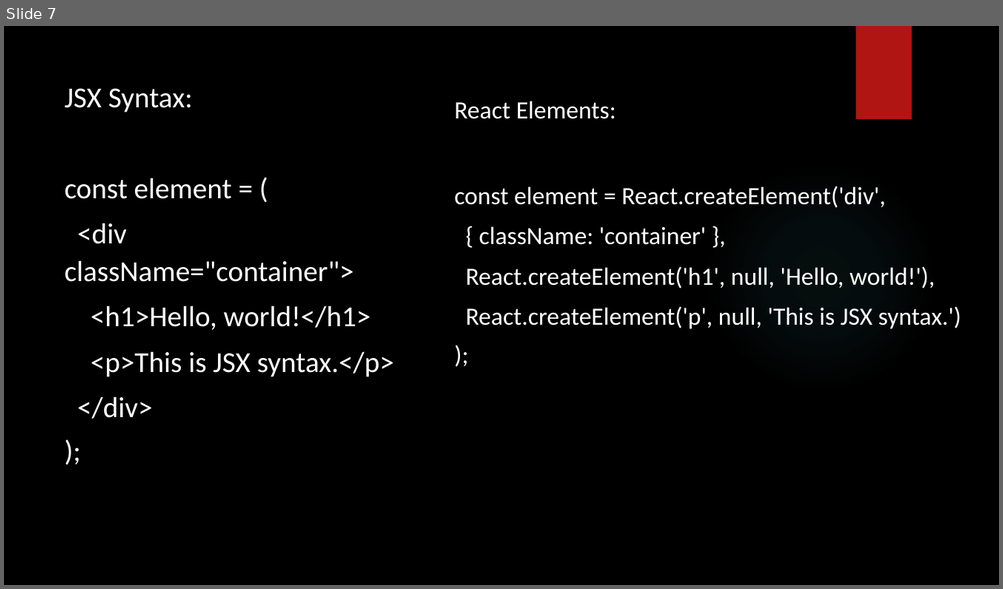
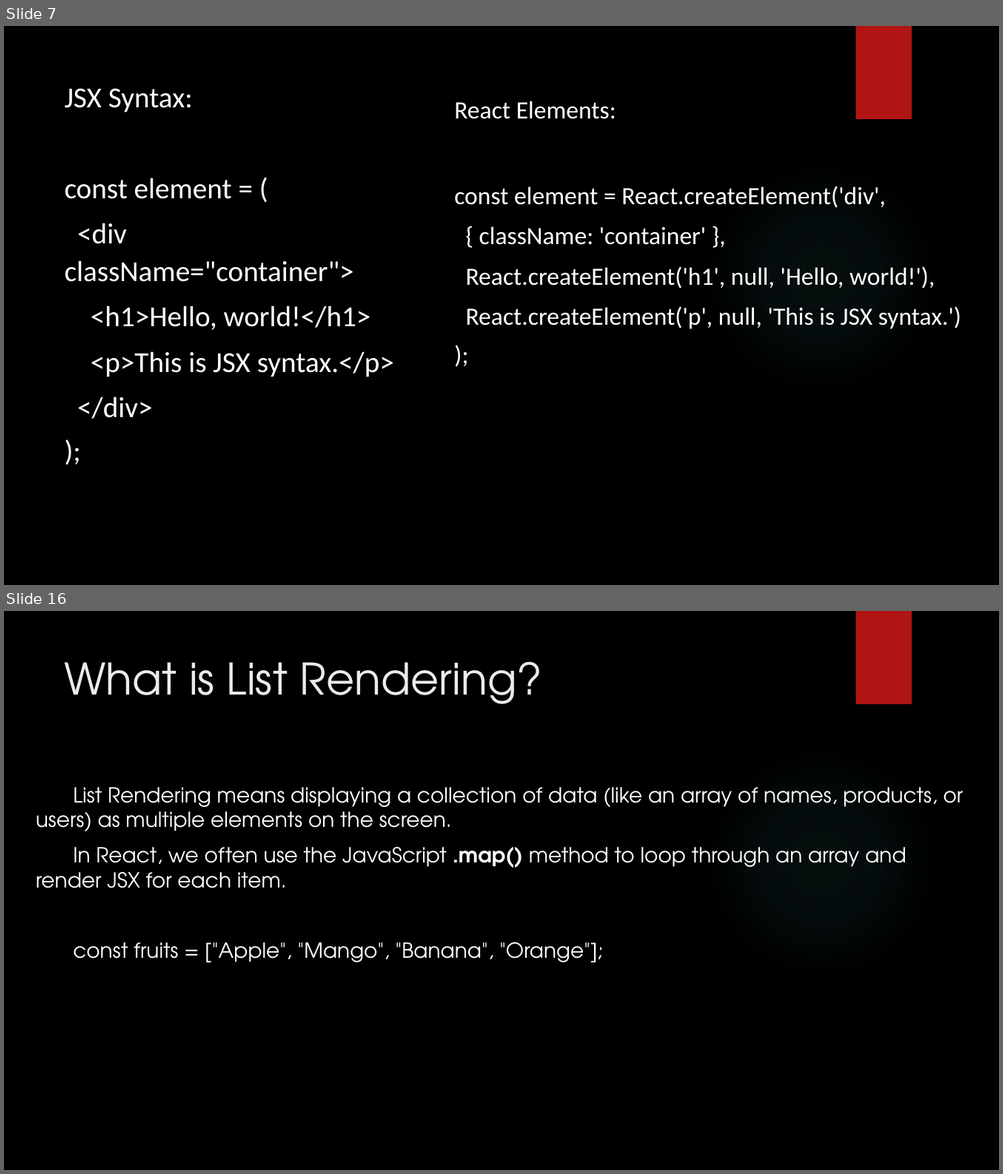
Before and after one commit to onkarbhawar111/React-batch-7-Oct, a slide deck: React PPT.pptx. Shown one above the other, each under a label of ours: slide 7 before the commit, slides 7 and 16 after it; the slides between them are not shown. The pictures are 1003x589 and 1003x1174 pixels, drawn with LibreOffice and Linux fonts; fonts in the diff are those of the drawing; background and template pictures are left out. Boxes give left, top, right and bottom in pixels: in the first picture for what was removed or moved away, otherwise in the second. Text is boxed around its words. In the diff, an @@ line names an element or a change of style, - is before the commit and + after.

```diff
--- a/React PPT.pptx
+++ b/React PPT.pptx
@@ slide 16 added at (4, 611, 999, 1170), background picture (left out); not listed: 2 template elements that a slide beside it also shows @@
@@ title added at (64, 661, 542, 704), 42 pt, text #EBEBEB @@
+What is List Rendering?
@@ text added at (36, 787, 963, 963), 20 pt, text #FFFFFF @@
+List Rendering means displaying a collection of data (like an array of names, products, or users) as multiple elements on the screen.
+In React, we often use the JavaScript .map() method to loop through an array and render JSX for each item.
+const fruits = ["Apple", "Mango", "Banana", "Orange"];
```
Also in this commit, not shown: 15 other slides added, 7 other files.
